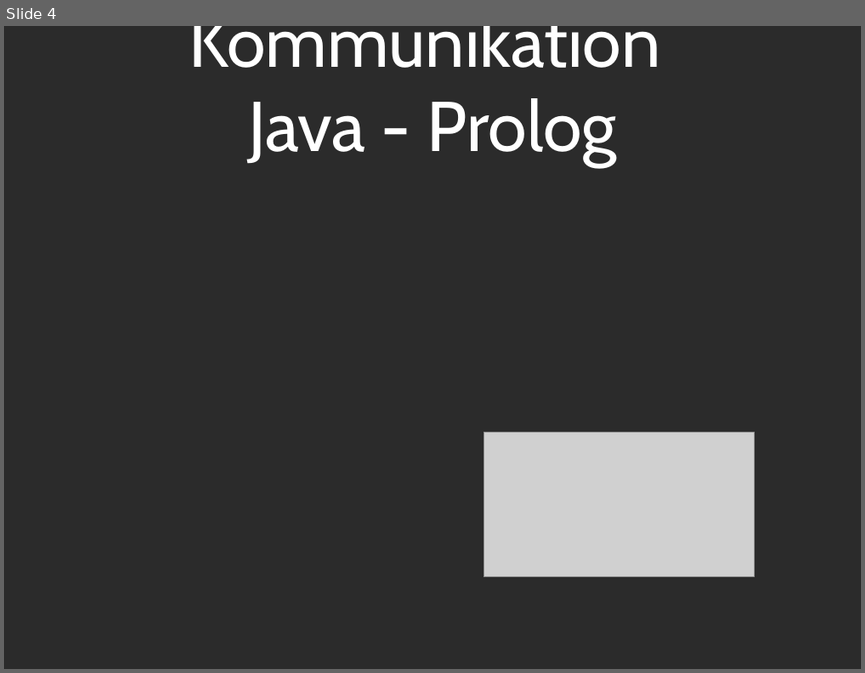
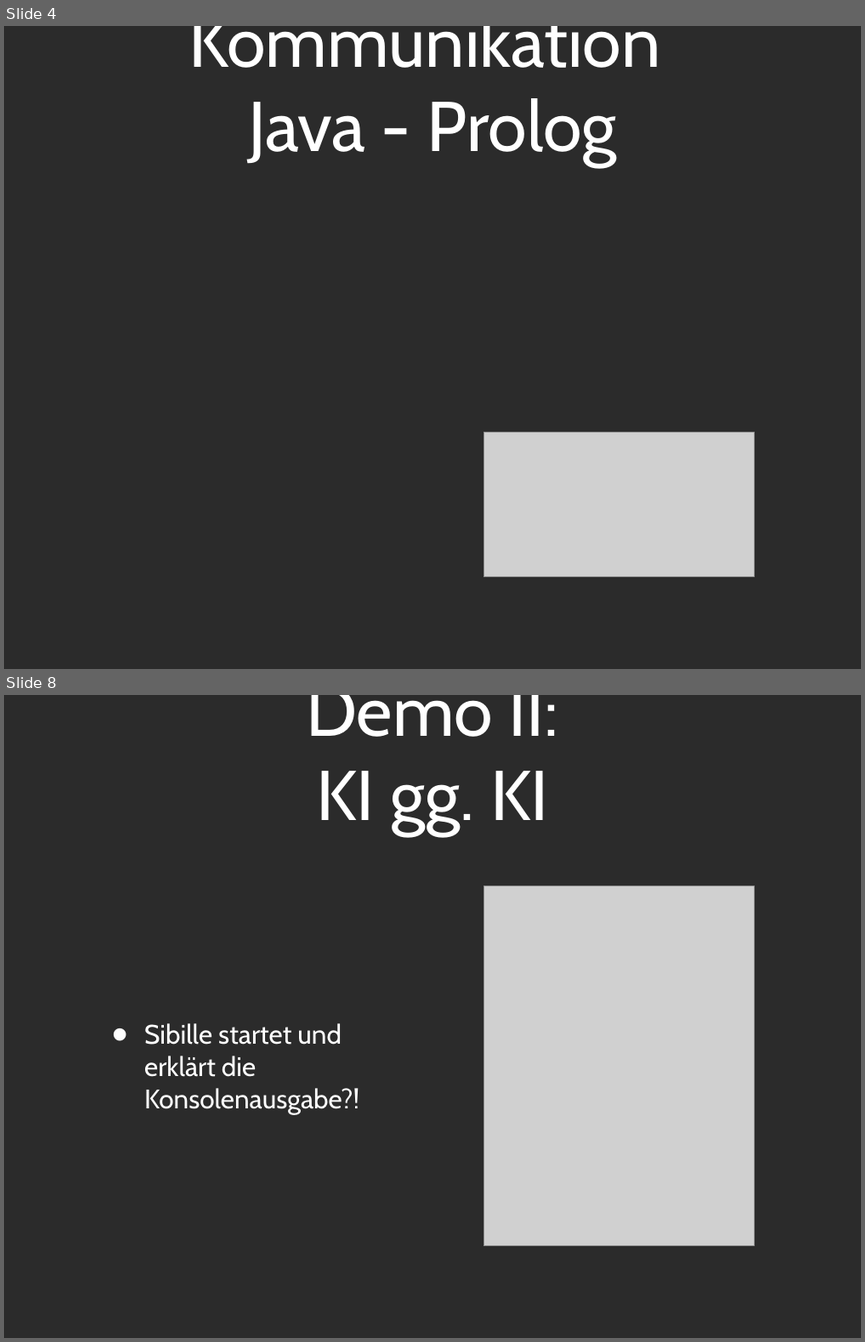
Before and after one commit to Tsopic/ai-battleship, a slide deck: Präsentation/Presentation_PPT.ppt. Shown one above the other, each under a label of ours: slide 4 before the commit, slides 4 and 8 after it; the slides between them are not shown. The pictures are 865x673 and 865x1342 pixels, drawn with LibreOffice and Linux fonts; fonts in the diff are those of the drawing; grey boxes stand for pictures; background and template pictures are left out; a plain dark background stands for a picture behind light text. Boxes give left, top, right and bottom in pixels: in the first picture for what was removed or moved away, otherwise in the second. Text is boxed around its words. In the diff, an @@ line names an element or a change of style, - is before the commit and + after.

```diff
--- a/Präsentation/Presentation_PPT.ppt
+++ b/Präsentation/Presentation_PPT.ppt
@@ slide 8 added at box(4, 695, 861, 1338), background picture (left out) @@
@@ title added at box(306, 695, 559, 834), 84 pt, text #FFFFFF @@
+Demo II:
+KI gg. KI
@@ picture added at box(483, 886, 755, 1246) @@
@@ text added at box(144, 1023, 359, 1114), 32 pt, text #FFFFFF @@
+• Sibille startet und erklärt die Konsolenausgabe?!
```
Also in this commit, not shown: 3 slides changed, 1 other slide added, 2 slides removed, 2 other files.
